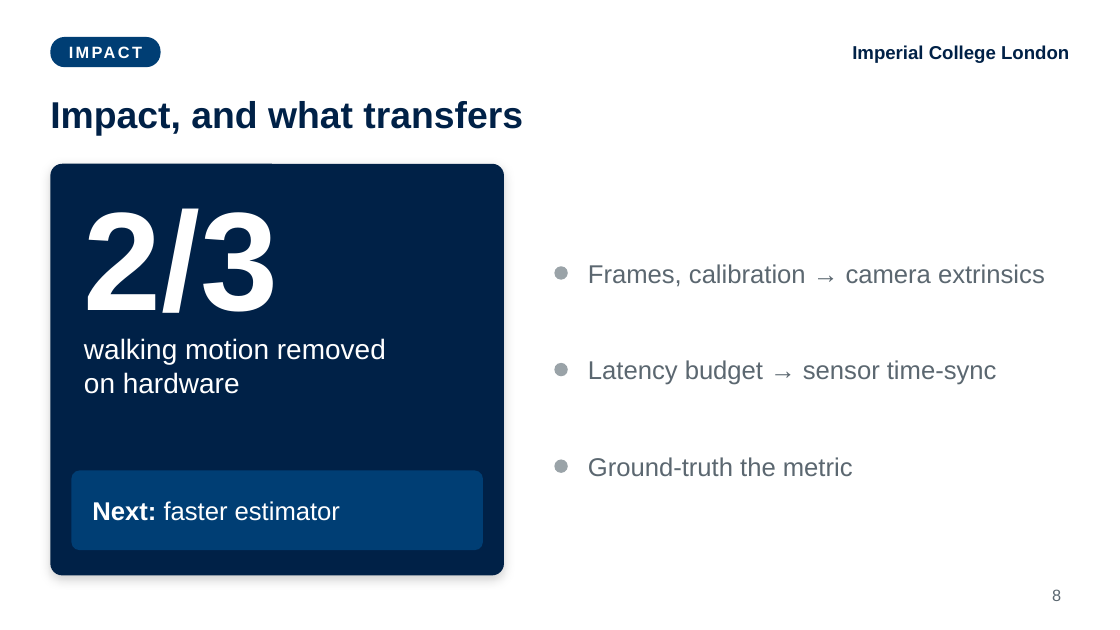
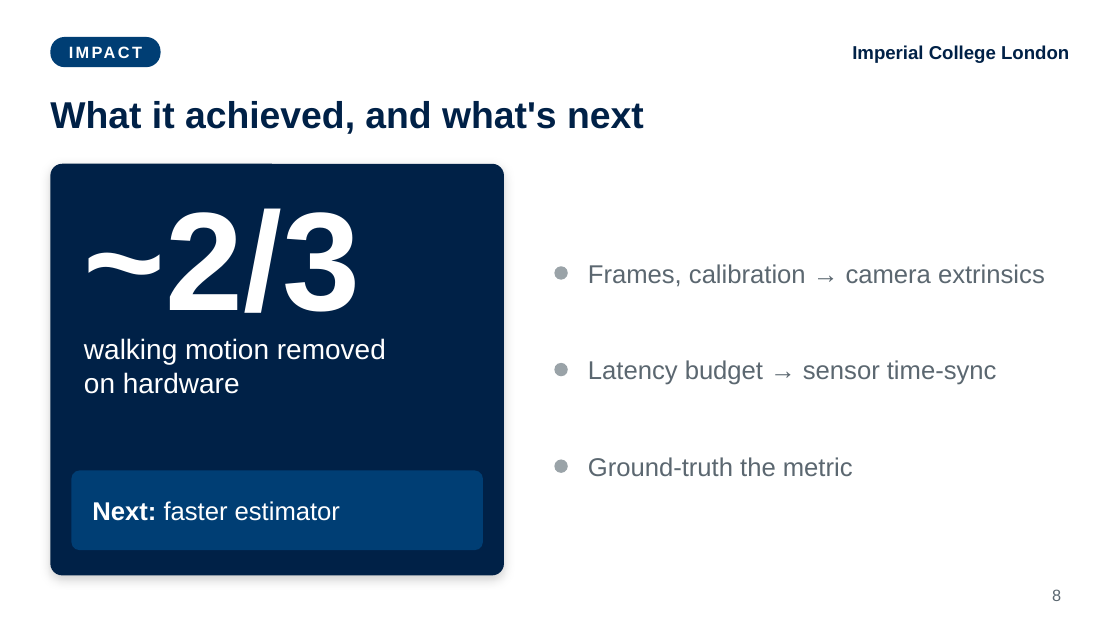
Before and after one commit to fechachris4/HumanSL_MAIN, a slide deck: slide 8 of presentation/World_Stable_Supernumerary_Effectors_Akabueze.pptx. Drawn at 1120x630 pixels with LibreOffice and Linux fonts; fonts in the diff are those of the drawing. Boxes give left, top, right and bottom in pixels: in the first picture for what was removed or moved away, otherwise in the second. Text is boxed around its words. In the diff, an @@ line names an element or a change of style, - is before the commit and + after.

```diff
--- a/presentation/World_Stable_Supernumerary_Effectors_Akabueze.pptx
+++ b/presentation/World_Stable_Supernumerary_Effectors_Akabueze.pptx
@@ title at bbox=[50, 101, 644, 134]: text changed @@
-Impact, and what transfers
+What it achieved, and what's next
@@ text at bbox=[84, 208, 360, 313]: text changed @@
-2/3
+~2/3
```
Also in this commit, not shown: 5 other slides changed, 6 other files.
